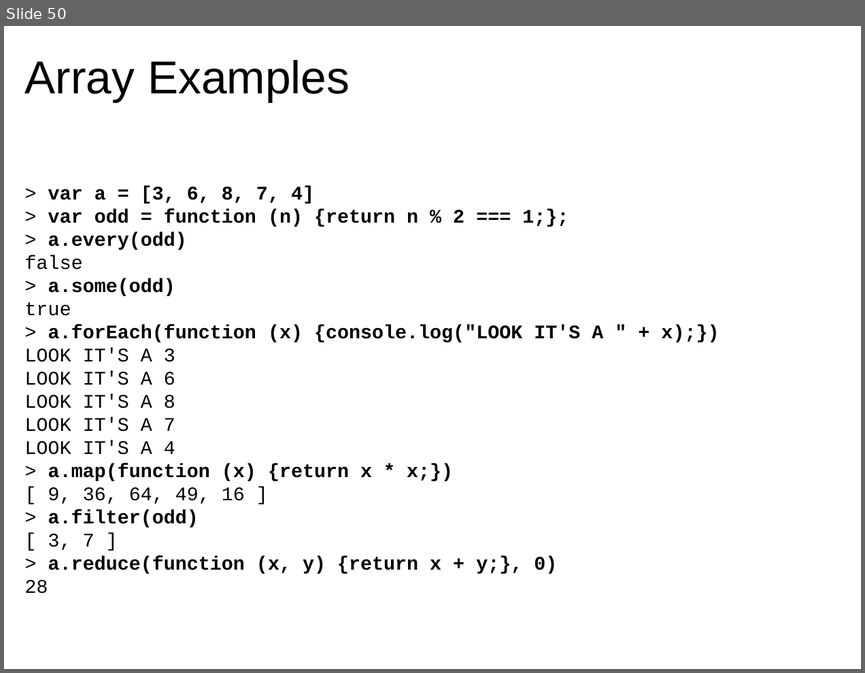
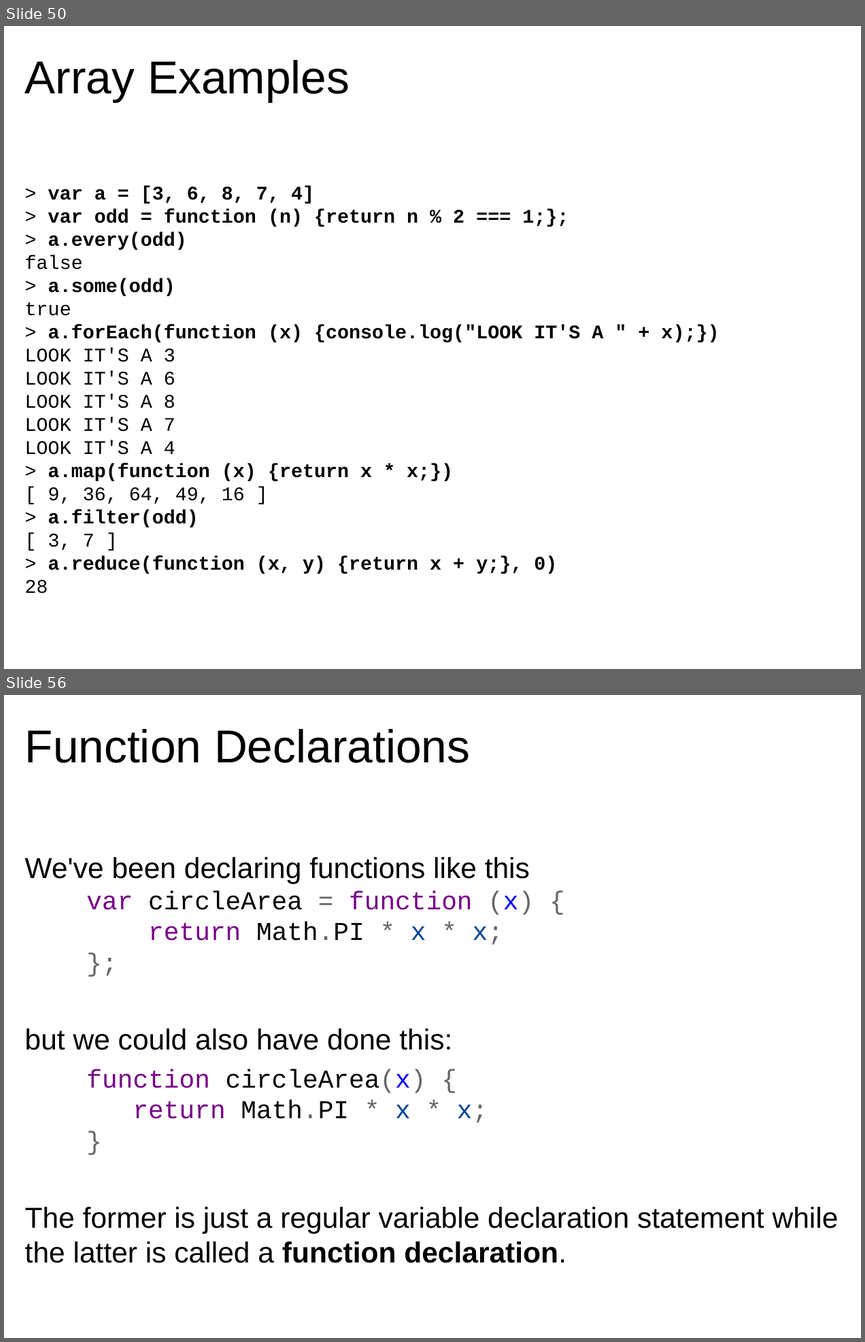
Before and after one commit to dondi/javascript-book, a slide deck: presentations/Chapter_5_Presentation.ppt. Shown one above the other, each under a label of ours: slide 50 before the commit, slides 50 and 56 after it; the slides between them are not shown. The pictures are 865x673 and 865x1342 pixels, drawn with LibreOffice and Linux fonts; fonts in the diff are those of the drawing; background and template pictures are left out. Boxes give left, top, right and bottom in pixels: in the first picture for what was removed or moved away, otherwise in the second. Text is boxed around its words. In the diff, an @@ line names an element or a change of style, - is before the commit and + after.

```diff
--- a/presentations/Chapter_5_Presentation.ppt
+++ b/presentations/Chapter_5_Presentation.ppt
@@ slide 56 added at [4,695,861,1338], background picture (left out) @@
@@ title added at [25,729,470,763], 43 pt, text #000000 @@
+Function Declarations
@@ text added at [25,857,838,1263], 27 pt, text #000000 @@
+We've been declaring functions like this
+var circleArea = function (x) {
+return Math.PI * x * x;
+};
+but we could also have done this:
+function circleArea(x) {
+return Math.PI * x * x;
+}
+The former is just a regular variable declaration statement while the latter is called a function declaration.
```
Also in this commit, not shown: 8 slides changed, 7 other slides added, 3 slides removed.
